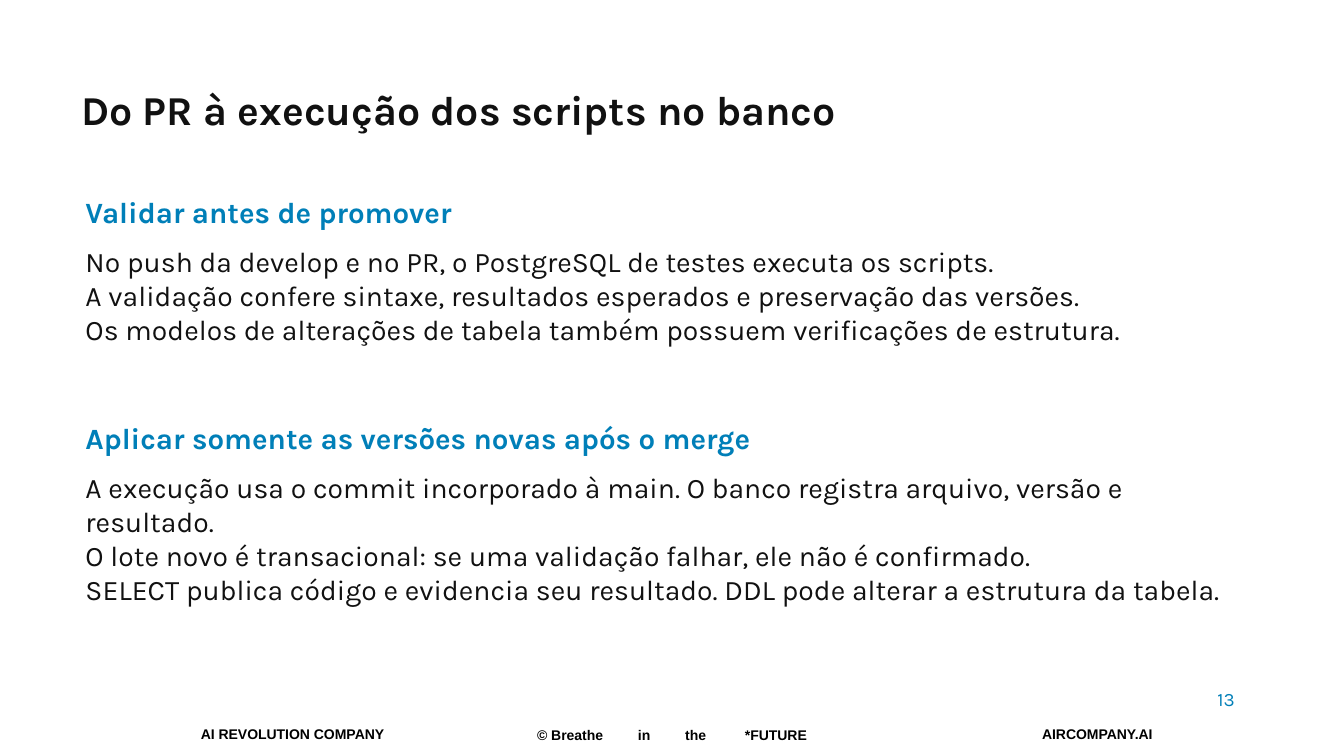
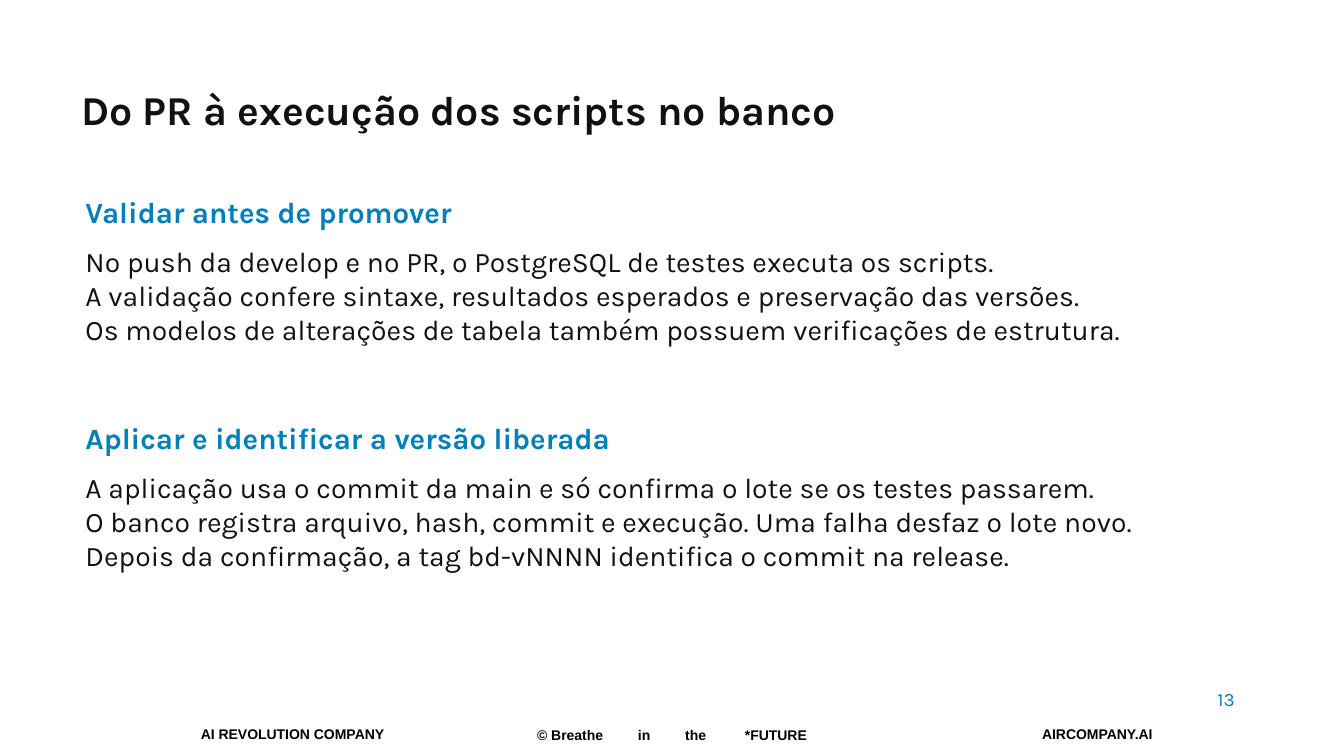
Before and after one commit to pedropalmieri/workshop4-pr-sql-ia, a slide deck: slide 13 of materiais/Workshop4-19nov2026.pptx. Drawn at 1344x756 pixels with LibreOffice and Linux fonts; fonts in the diff are those of the drawing; background and template pictures are left out. Boxes give left, top, right and bottom in pixels: in the first picture for what was removed or moved away, otherwise in the second. Text is boxed around its words. In the diff, an @@ line names an element or a change of style, - is before the commit and + after.

Commit message:
Publica tags e releases dos commits aplicados no banco

```diff
--- a/materiais/Workshop4-19nov2026.pptx
+++ b/materiais/Workshop4-19nov2026.pptx
@@ text at box(85, 428, 610, 456): text changed @@
-Aplicar somente as versões novas após o merge
+Aplicar e identificar a versão liberada
@@ text at box(85, 476, 1131, 573): text changed @@
-A execução usa o commit incorporado à main. O banco registra arquivo, versão e resultado.
-O lote novo é transacional: se uma validação falhar, ele não é confirmado.
-SELECT publica código e evidencia seu resultado. DDL pode alterar a estrutura da tabela.
+A aplicação usa o commit da main e só confirma o lote se os testes passarem.
+O banco registra arquivo, hash, commit e execução. Uma falha desfaz o lote novo.
+Depois da confirmação, a tag bd-vNNNN identifica o commit na release.
```
Also in this commit, not shown: 12 other files.
